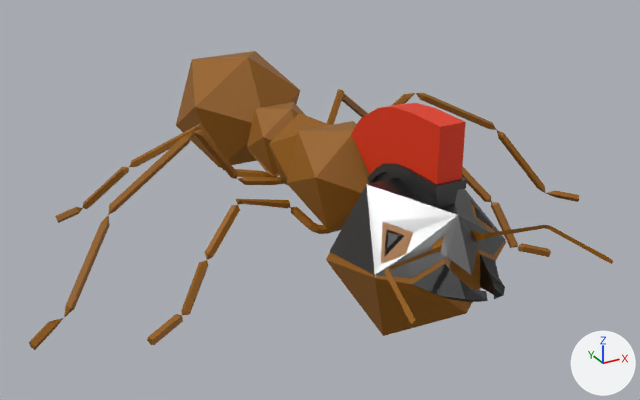
The Blender file mathCheese/Assets/Resources/Meshes/Mesh Masters/antSoldier.blend as it was, and as the next commit left it.
Both versions are drawn from a camera (50 mm lens) standing at (-5.16, -9.71, 6.11) and looking at (-0.14, -0.59, 1.55). The axes (+X, +Y, +Z) are drawn at lower right. The lights are the same throughout.

The scene before the commit, as lines of its bpy script (objects in view):
```python
me_icosphere_006 = bpy.data.meshes.new('Icosphere.006')
me_icosphere_006.from_pydata(...)  # 673 vertices, 789 faces; spans x -3.97..4.06, y -4.22..3.28, z 0.71..3.28
# faces by material slot: [28, 663, 28, 17, 53]
me_icosphere_006.materials.append(mat_metal)  # dark grey #696969
me_icosphere_006.materials.append(mat_skin_001)  # brown #975e00
me_icosphere_006.materials.append(mat_eye_001)  # black #000000
me_icosphere_006.materials.append(mat_red)  # orange #e73300
me_icosphere_006.materials.append(mat_fuzzy_metal)  # dark grey #696969
ob_ant = bpy.data.objects.new('Ant', me_icosphere_006)
ob_ant.location = (0.0, 0.0, 0.0)
```
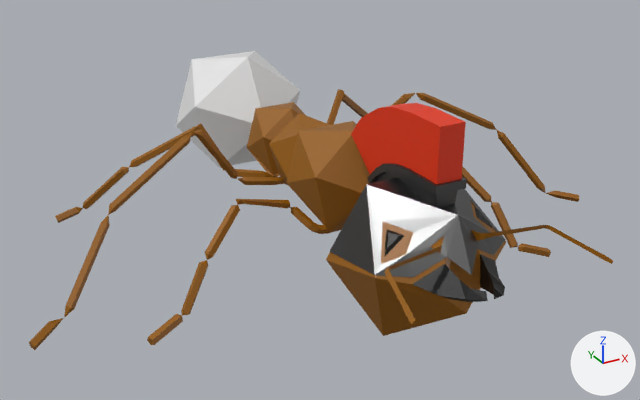
Where the change shows, as pixel boxes (x1, y1, x2, y2) in the pictures (640 x 400 px):
```json
{"part": 1, "of": "me_icosphere_006", "change": "recoloured", "before": [176, 51, 300, 168], "after": [176, 51, 300, 168], "on screen": "brown to white"}
```

Scene script edits in JSON lines:
```json
{"op": "add", "block": "mat_material", "code": ["mat_material = principled_material('Material')", "mat_material.base_color = (0.8, 0.8, 0.8)  # white #e7e7e7"]}
{"block": "me_icosphere_006", "where": "me_icosphere_006.from_pydata(...)  # 673 vertices, 789 faces; spans x -3.97..4.06, y -4.22..3.28, z 0.71..3.28"}
{"block": "me_icosphere_006", "where": "# used by ob_ant; location = (0.0, 0.0, 0.0)"}
{"block": "me_icosphere_006", "change": "me_icosphere_006 part 1: all 20 faces centred in x -0.74..0.74, y 1.65..2.91, z 1.17..2.73 switch from mat_skin_001 (brown #975e00) to mat_material (white #e7e7e7)"}
```
